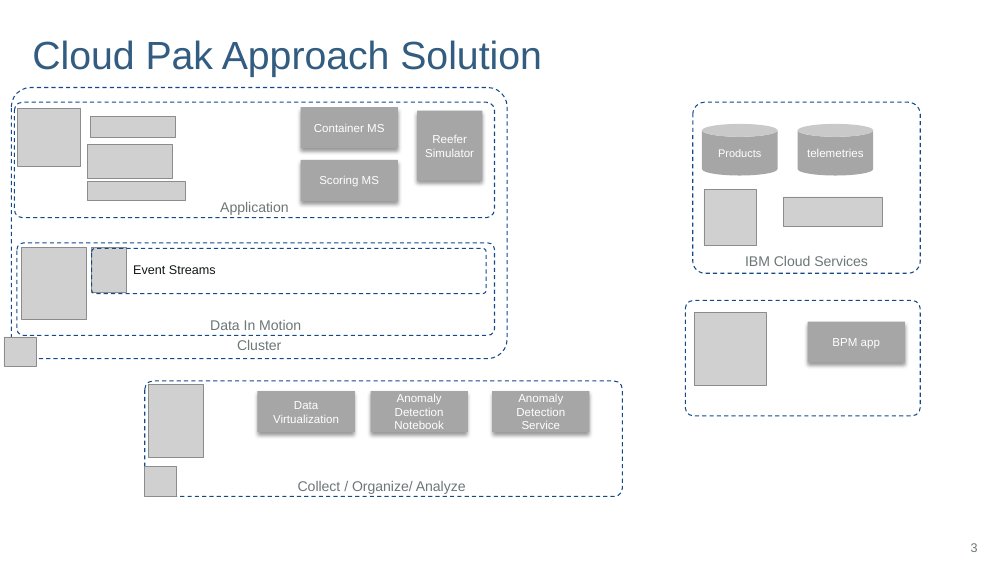
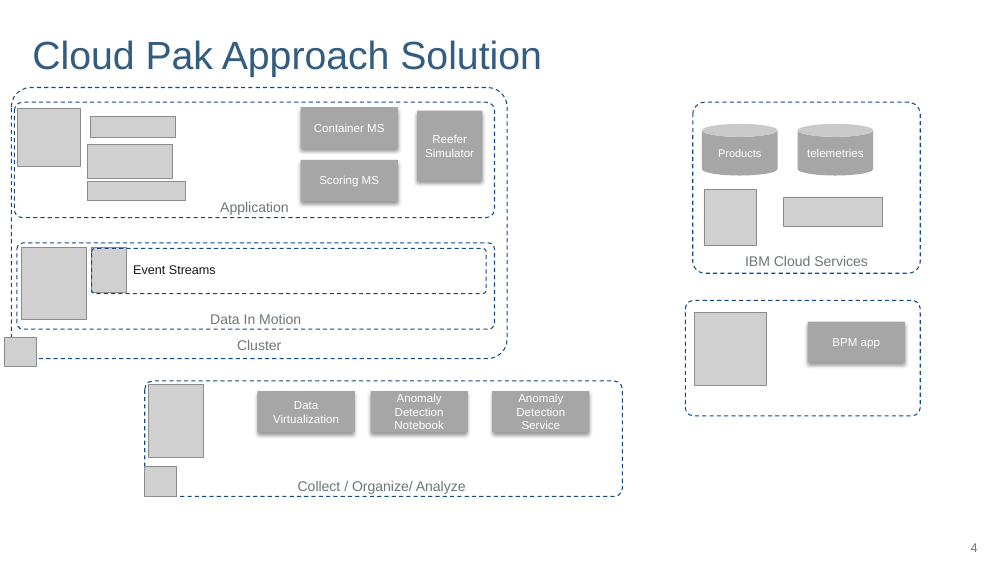
Before and after one commit to ibm-cloud-architecture/refarch-reefer-ml, a slide deck: slide 4 of diagrams.pptx (slide 3 before the commit). Drawn at 1008x567 pixels with LibreOffice and Linux fonts; fonts in the diff are those of the drawing; grey boxes stand for pictures; background and template pictures are left out. Boxes give left, top, right and bottom in pixels: in the first picture for what was removed or moved away, otherwise in the second. Text is boxed around its words. In the diff, an @@ line names an element or a change of style, - is before the commit and + after.

```diff
--- a/diagrams.pptx
+++ b/diagrams.pptx
@@ rounded rectangle "Cluster" at <box>11,88,507,359</box>: alignment centre to left @@
@@ rounded rectangle "Data In Motion": place and size @@
-rounded rectangle "Data In Motion" at <box>17,243,495,335</box>
+rounded rectangle "Data In Motion" at <box>17,243,495,329</box>
@@ page number at <box>971,543,978,552</box>: text changed @@
-3
+4
```
Also in this commit, not shown: 4 other slides changed, 2 slides added, 42 other files.
